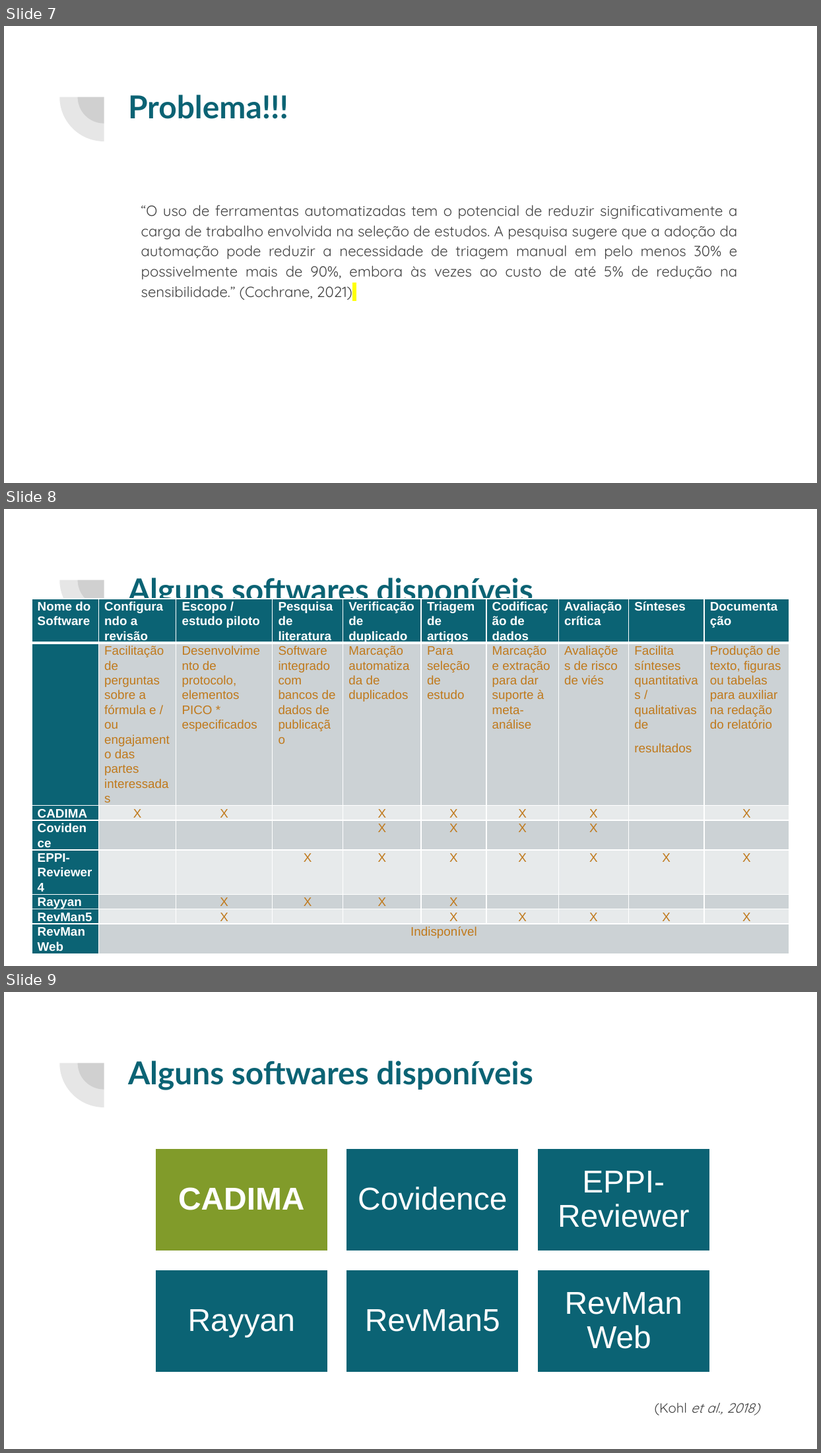
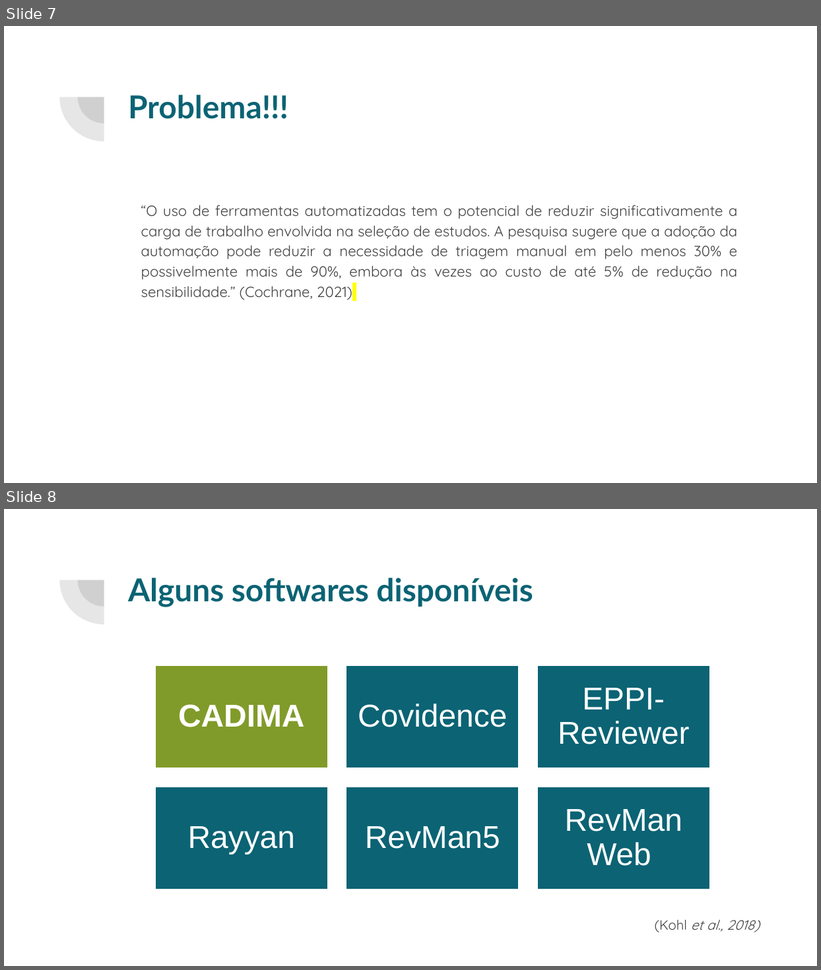
Before and after one commit to cglima/apresentacao-revisao-sistematica, a slide deck: apresentacao-revisao-sistematica.pptx. Shown one above the other, each under a label of ours: slides 7, 8 and 9 before the commit, slides 7 and 8 after it. The pictures are 821x1453 and 821x970 pixels, drawn with LibreOffice and Linux fonts; fonts in the diff are those of the drawing. Boxes give left, top, right and bottom in pixels: in the first picture for what was removed or moved away, otherwise in the second. Text is boxed around its words. In the diff, an @@ line names an element or a change of style, - is before the commit and + after.

Commit message:
slide funcionalidades do CADIMA e exclusão da tabela que compara as funcionalidades dos softwares.

```diff
--- a/apresentacao-revisao-sistematica.pptx
+++ b/apresentacao-revisao-sistematica.pptx
@@ slide 8 removed at (x1=4, y1=509, x2=817, y2=966), background #FFFFFF; not listed: 2 template elements that a slide beside it also shows @@
@@ title removed at (x1=128, y1=578, x2=533, y2=609) @@
-Alguns softwares disponíveis
@@ table removed at (x1=32, y1=599, x2=789, y2=966), 8 rows, 10 columns @@
-Nome do Software | Configurando a revisão | Escopo / estudo piloto | Pesquisa de literatura | Verificação de duplicado | Triagem de artigos | Codificação de dados | Avaliação crítica | Sínteses | Documentação
- | Facilitação de perguntas sobre a fórmula e / ou engajamento das partes interessadas | Desenvolvimento de protocolo, elementos PICO * especificados | Software integrado com bancos de dados de publicação | Marcação automatizada de duplicados | Para seleção de estudo | Marcação e extração para dar suporte à meta-análise | Avaliações de risco de viés | Facilita sínteses quantitativas / qualitativas de / resultados | Produção de texto, figuras ou tabelas para auxiliar na redação do relatório
-CADIMA | X | X |  | X | X | X | X |  | X
-Covidence |  |  |  | X | X | X | X |  | 
-EPPI-Reviewer 4 |  |  | X | X | X | X | X | X | X
-Rayyan |  | X | X | X | X |  |  |  | 
-RevMan5 |  | X |  |  | X | X | X | X | X
-RevMan Web | Indisponível |  |  |  |  |  |  |  | 
@@ what was slide 9 is now slide 8 @@
```
Also in this commit, not shown: 1 slide added.
